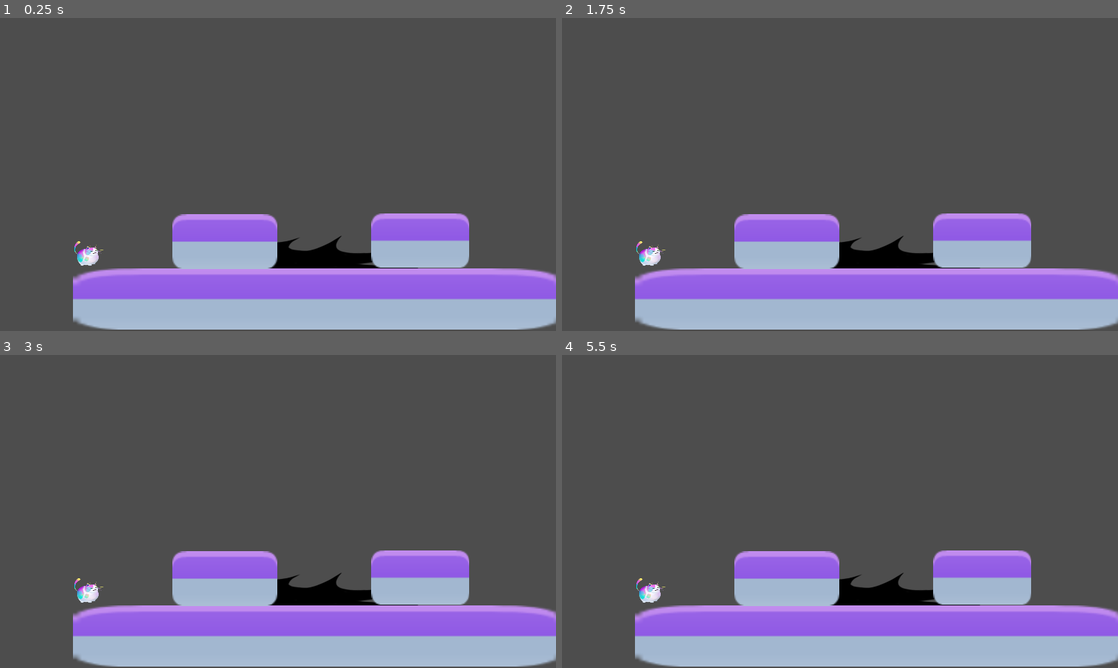
Above: before the commit, frames 1-4 (two rows, left to right).
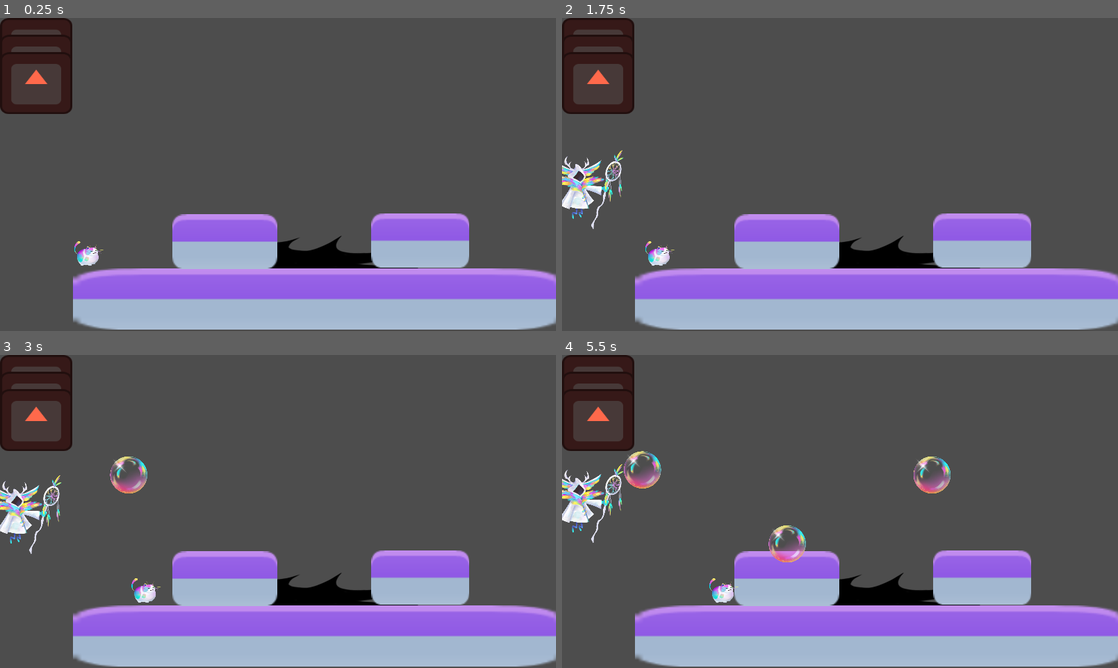
Above: after the commit, the same moments.

Repository: Boris14/PlovdivGameJam2025
Game: Godot game, scene res://Scenes/Environment/Main.tscn
Same seed, same stepped clock (60 frames per second), same inputs: the game is played once before the commit and once after it. The engine's default icon, where the game draws it, is replaced by a stand-in: a white triangle on a blue panel in a dark square.
Inputs (mouse positions are in pixels of both pictures, inside the frame that each line leads up to):
- Up to frame 1 (0.25 s): no input
- Up to frame 2 (1.75 s): tap Enter at 0.5 s; move the mouse to (962, 158) at 0.52 s; click (962, 158) at 0.67 s; tap Space at 1.25 s; move the mouse to (728, 190) at 1.27 s; click (728, 190) at 1.42 s
- Up to frame 3 (3 s): move the mouse to (333, 442) at 2.02 s; click (333, 442) at 2.17 s; move the mouse to (250, 574) at 2.77 s; click (250, 574) at 2.92 s
- Up to frame 4 (5.5 s): move the mouse to (1006, 558) at 3.52 s; click (1006, 558) at 3.67 s; move the mouse to (673, 464) at 4.27 s; click (673, 464) at 4.42 s; move the mouse to (867, 511) at 5.02 s; click (867, 511) at 5.17 s

The runs differ from the first frame. In frame 1, 2.6% of the frame differs, in the area x 0-13%, y 0-31%; in frame 2, 4.0%; in frame 3, 4.6%; in frame 4, 5.4%, in the area x 0-70%, y 0-80%.
Error before the commit: Invalid access to property or key 'win' on a base object of type 'null instance'. (res://Scripts/Game.gd:18)

Commit message:
Created a UI for bubble type selection

Diff:
--- a/Scenes/Environment/Main.tscn
+++ b/Scenes/Environment/Main.tscn
@@ -1,7 +1,8 @@
-[gd_scene load_steps=4 format=3 uid="uid://bl62y8yw5moxg"]
+[gd_scene load_steps=5 format=3 uid="uid://bl62y8yw5moxg"]
 
 [ext_resource type="Script" path="res://Scripts/Game.gd" id="1_73d2w"]
 [ext_resource type="Texture2D" uid="uid://f1rqj7sfpph2" path="res://Assets/tile_half.png" id="4_bmpd6"]
+[ext_resource type="PackedScene" uid="uid://gklf8k88wkxy" path="res://Scenes/UI/HUD.tscn" id="4_kcncc"]
 [ext_resource type="PackedScene" uid="uid://theliutdjrf0" path="res://Scenes/Environment/Spikes.tscn" id="5_yoqef"]
 
 [node name="Game" type="Node2D"]
@@ -35,3 +36,8 @@
 position = Vector2(871, 461)
 scale = Vector2(2.54062, 2.825)
 texture = ExtResource("4_bmpd6")
+
+[node name="CanvasLayer" type="CanvasLayer" parent="."]
+
+[node name="HUD" parent="CanvasLayer" instance=ExtResource("4_kcncc")]
+unique_name_in_owner = true
--- /dev/null
+++ b/Scenes/UI/BubbleTypeWidget.tscn
@@ -0,0 +1,31 @@
+[gd_scene load_steps=3 format=3 uid="uid://dcr71yekqhwys"]
+
+[ext_resource type="Script" path="res://Scripts/BubbleTypeWidget.gd" id="1_0qjuo"]
+[ext_resource type="Texture2D" uid="uid://cxt5l5aibuhlg" path="res://Assets/icon.svg" id="1_ewc6l"]
+
+[node name="BubbleTypeWidget" type="Control"]
+layout_mode = 3
+anchors_preset = 15
+anchor_right = 1.0
+anchor_bottom = 1.0
+grow_horizontal = 2
+grow_vertical = 2
+script = ExtResource("1_0qjuo")
+
+[node name="EnabledImage" type="TextureRect" parent="."]
+layout_mode = 0
+offset_right = 150.0
+offset_bottom = 128.0
+texture = ExtResource("1_ewc6l")
+
+[node name="DisabledImage" type="TextureRect" parent="."]
+modulate = Color(1, 0.410315, 0.292071, 1)
+offset_right = 150.0
+offset_bottom = 128.0
+texture = ExtResource("1_ewc6l")
+
+[node name="LockedImage" type="TextureRect" parent="."]
+modulate = Color(0, 0.401239, 0.755579, 1)
+offset_right = 150.0
+offset_bottom = 128.0
+texture = ExtResource("1_ewc6l")
--- /dev/null
+++ b/Scenes/UI/HUD.tscn
@@ -0,0 +1,31 @@
+[gd_scene load_steps=3 format=3 uid="uid://gklf8k88wkxy"]
+
+[ext_resource type="Script" path="res://Scripts/HUD.gd" id="1_a2aqx"]
+[ext_resource type="PackedScene" uid="uid://dcr71yekqhwys" path="res://Scenes/UI/BubbleTypeWidget.tscn" id="1_abitx"]
+
+[node name="HUD" type="Control"]
+layout_mode = 3
+anchors_preset = 15
+anchor_right = 1.0
+anchor_bottom = 1.0
+grow_horizontal = 2
+grow_vertical = 2
+script = ExtResource("1_a2aqx")
+
+[node name="BubbleTypeContainer" type="VBoxContainer" parent="."]
+unique_name_in_owner = true
+layout_mode = 0
+offset_right = 210.0
+offset_bottom = 103.0
+
+[node name="NormalBubbleType" parent="BubbleTypeContainer" instance=ExtResource("1_abitx")]
+layout_mode = 2
+size_flags_vertical = 3
+
+[node name="SpiralBubbleType" parent="BubbleTypeContainer" instance=ExtResource("1_abitx")]
+layout_mode = 2
+size_flags_vertical = 3
+
+[node name="BackBubbleType" parent="BubbleTypeContainer" instance=ExtResource("1_abitx")]
+layout_mode = 2
+size_flags_vertical = 3
--- /dev/null
+++ b/Scripts/BubbleTypeWidget.gd
@@ -0,0 +1,29 @@
+class_name BubbleTypeWidget
+extends Control
+
+enum EWidgetState
+{
+	Enabled,
+	Disabled,
+	Locked
+}
+
+var state : EWidgetState
+
+func _ready():
+	set_state(EWidgetState.Disabled)
+
+func set_state(new_state: EWidgetState):
+	match(new_state):
+		EWidgetState.Enabled:
+			$DisabledImage.visible = false
+			$LockedImage.visible = false
+			$EnabledImage.visible = true
+		EWidgetState.Disabled:
+			$DisabledImage.visible = true
+			$LockedImage.visible = false
+			$EnabledImage.visible = false
+		EWidgetState.Locked:
+			$DisabledImage.visible = false
+			$LockedImage.visible = true
+			$EnabledImage.visible = false
--- a/Scripts/Game.gd
+++ b/Scripts/Game.gd
@@ -7,6 +7,7 @@
 @export var wizard_x_offset := 50
 @export var start_delay := 1.5
 
+@onready var hud := %HUD as HUD
 @onready var end_area := $EndLevelArea
 
 func _ready():
@@ -15,7 +16,8 @@
 	player.position = %PlayerStart.position
 	add_child(player)
 
-	end_area.win.connect(_on_win)
+	if end_area != null:
+		end_area.win.connect(_on_win)
 
 	await get_tree().create_timer(start_delay).timeout
 
@@ -24,6 +26,7 @@
 	var wizard = wizard_scene.instantiate() as Wizard
 	wizard.global_position.y = get_global_mouse_position().y
 	wizard.global_position.x = wizard_x_offset
+	wizard.bubble_type_changed.connect(_on_bubble_type_changed)
 	add_child(wizard)
 
 func _on_player_died():
@@ -35,6 +38,10 @@
 	else:
 		get_tree().call_deferred("reload_current_scene")
 
-func _unhandled_input(event):
+func _on_bubble_type_changed(new_type: Wizard.EBubbleType, unlocked_bubble_types : Array[Wizard.EBubbleType]):
+	if hud != null:
+		hud.set_bubble_type(new_type, unlocked_bubble_types)
+
+func _input(event):
 	if event.is_action_pressed("ui_cancel"):
 		get_tree().quit()
--- /dev/null
+++ b/Scripts/HUD.gd
@@ -0,0 +1,15 @@
+class_name HUD
+extends Control
+
+var bubble_type_widgets : Array[BubbleTypeWidget]
+
+func _ready():
+	for child in %BubbleTypeContainer.get_children():
+		bubble_type_widgets.append(child)
+
+func set_bubble_type(new_type, unlocked_bubble_types):
+	for bubble_widget in bubble_type_widgets:
+		bubble_widget.set_state(BubbleTypeWidget.EWidgetState.Locked)
+	for type in unlocked_bubble_types:
+		bubble_type_widgets[type].set_state(BubbleTypeWidget.EWidgetState.Disabled)
+	bubble_type_widgets[new_type].set_state(BubbleTypeWidget.EWidgetState.Enabled)
--- a/Scripts/Player.gd
+++ b/Scripts/Player.gd
@@ -9,8 +9,10 @@
 
 var position_history: Array[Dictionary] = []
 var can_move := false
+var show_trail := false
 
 var bubble: Bubble
+var show_trail_timer : Timer
 
 signal died
 
--- a/Scripts/Wizard.gd
+++ b/Scripts/Wizard.gd
@@ -1,7 +1,17 @@
 class_name Wizard
 extends CharacterBody2D
 
-@export var bubble_scene : PackedScene = preload("res://Scenes/Bubble.tscn")
+enum EBubbleType
+{
+	Normal,
+	Spiral,
+	Back
+}
+
+@export var normal_bubble_scene : PackedScene = preload("res://Scenes/Bubble.tscn")
+@export var spiral_bubble_scene : PackedScene = preload("res://Scenes/Bubble.tscn")
+@export var back_bubble_scene : PackedScene = preload("res://Scenes/Bubble.tscn")
+
 @export var needle_scene : PackedScene = preload("res://Scenes/Needle.tscn")
 @export var follow_speed := 200.0
 @export var bubble_cooldown := 1.0
@@ -12,8 +22,16 @@
 
 var position_history: Array[Dictionary] = []
 
+var unlocked_bubble_types: Array[EBubbleType] = [EBubbleType.Normal, EBubbleType.Spiral, EBubbleType.Back]
+var curr_bubble_type := EBubbleType.Normal
+
+var change_type_delay := 0.1
+
 var can_spawn_bubble := true
 var can_spawn_needle := true
+var can_change_type := true
+
+signal bubble_type_changed(new_type : EBubbleType, unlocked_types : Array[EBubbleType])
 
 func _ready():
 	floor_stop_on_slope = false
@@ -43,7 +61,16 @@
 func spawn_bubble(pos):
 	if not can_spawn_bubble:
 		return
-	var bubble = bubble_scene.instantiate()
+	var bubble
+	match(curr_bubble_type):
+		EBubbleType.Normal:
+			bubble = normal_bubble_scene.instantiate()
+		EBubbleType.Spiral:
+			bubble = spiral_bubble_scene.instantiate()
+		EBubbleType.Back:
+			bubble = spiral_bubble_scene.instantiate()
+		_:
+			return
 	bubble.global_position = pos
 	get_tree().current_scene.add_child(bubble)
 	can_spawn_bubble = false
@@ -65,13 +92,30 @@
 	await get_tree().create_timer(needle_cooldown).timeout
 	can_spawn_needle = true
 
-func _unhandled_input(event):
+func set_bubble_type(new_type : EBubbleType):
+	curr_bubble_type = new_type
+	bubble_type_changed.emit(new_type, unlocked_bubble_types)
+	can_change_type = false
+	await get_tree().create_timer(change_type_delay).timeout
+	can_change_type = true
+
+func _input(event):
 	if event is InputEventMouseButton:
 		if event.pressed:
 			if event.button_index == MOUSE_BUTTON_LEFT:
 				spawn_bubble($BubbleSpawn.global_position)
 			elif event.button_index == MOUSE_BUTTON_RIGHT:
 				spawn_needle($BubbleSpawn.global_position)
+
+	if can_change_type and event is InputEventMouseButton:
+		if event.button_index == MOUSE_BUTTON_WHEEL_UP:
+			var current_type_index = unlocked_bubble_types.find(curr_bubble_type)
+			var new_index = current_type_index - 1 if current_type_index > 0 else unlocked_bubble_types.size() - 1
+			set_bubble_type(unlocked_bubble_types[new_index])
+		elif event.button_index == MOUSE_BUTTON_WHEEL_DOWN:
+			var current_type_index = unlocked_bubble_types.find(curr_bubble_type)
+			var new_index = current_type_index + 1 if current_type_index < unlocked_bubble_types.size() - 1 else 0
+			set_bubble_type(unlocked_bubble_types[new_index])
 
 func _draw():
 	return
